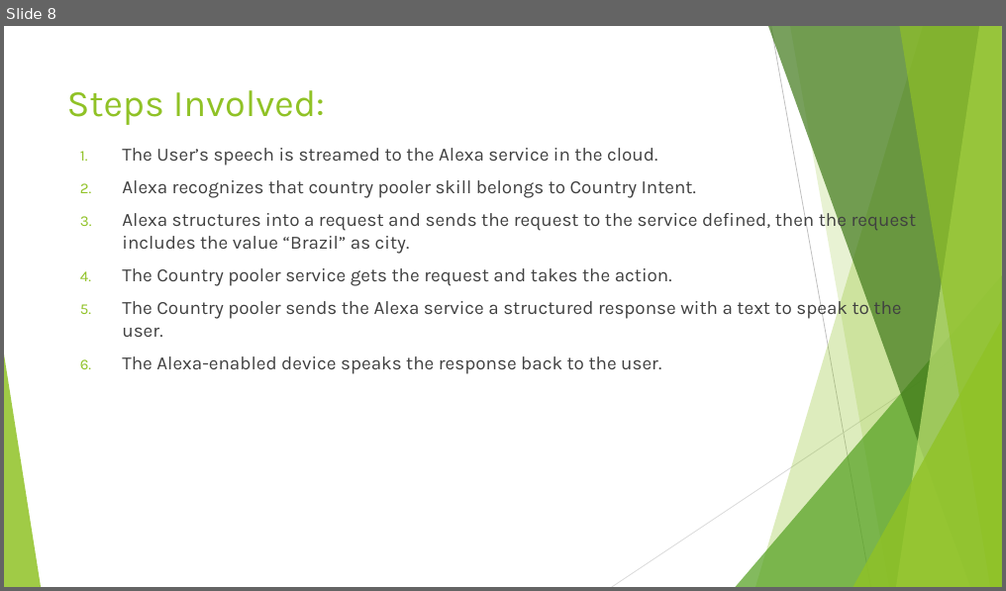
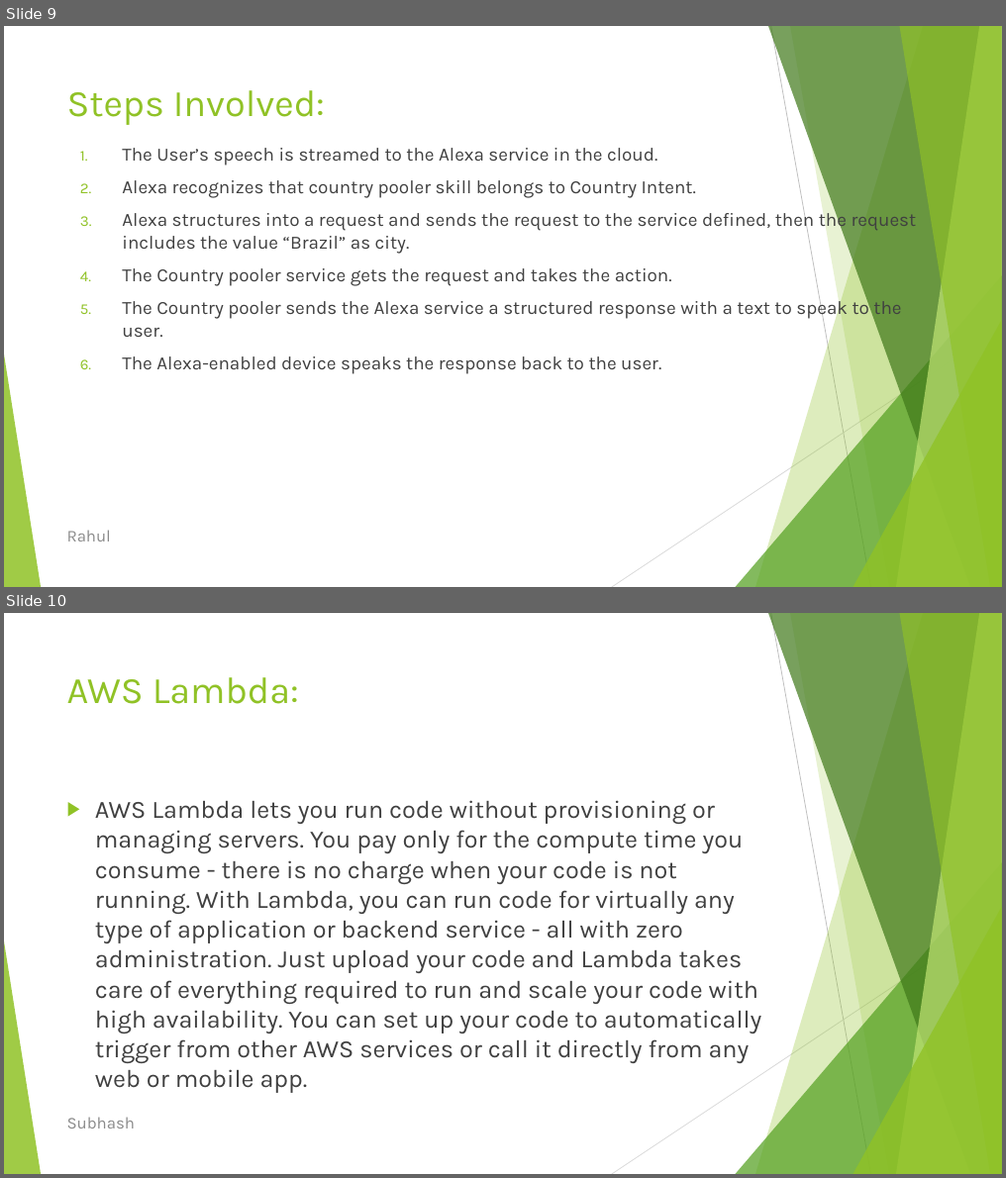
Before and after one commit to Sampath2609/Workshop02, a slide deck: .NETPresentation.pptx. Shown one above the other, each under a label of ours: slide 8 before the commit, slides 9 and 10 after it. The pictures are 1006x591 and 1006x1178 pixels, drawn with LibreOffice and Linux fonts; fonts in the diff are those of the drawing. Boxes give left, top, right and bottom in pixels: in the first picture for what was removed or moved away, otherwise in the second. Text is boxed around its words. In the diff, an @@ line names an element or a change of style, - is before the commit and + after.

```diff
--- a/.NETPresentation.pptx
+++ b/.NETPresentation.pptx
@@ slide 10 added at (4,613,1002,1174), background #FFFFFF; not listed: 10 template elements that a slide beside it also shows @@
@@ title added at (67,677,299,704), 36 pt, text #90C226 @@
+AWS Lambda:
@@ text added at (95,800,761,1093), 24 pt, text #404040 @@
+▶ AWS Lambda lets you run code without provisioning or managing servers. You pay only for the compute time you consume - there is no charge when your code is not running. With Lambda, you can run code for virtually any type of application or backend service - all with zero administration. Just upload your code and Lambda takes care of everything required to run and scale your code with high availability. You can set up your code to automatically trigger from other AWS services or call it directly from any web or mobile app.
@@ text added at (67,1117,135,1129), 16 pt, text #8C8C8C @@
+Subhash
@@ what was slide 8 is now slide 9 @@
@@ slide 9 changed as well @@
@@ text added at (67,530,111,542), 16 pt, text #8C8C8C @@
+Rahul
```
Also in this commit, not shown: 12 other slides changed, 1 other slide added.
